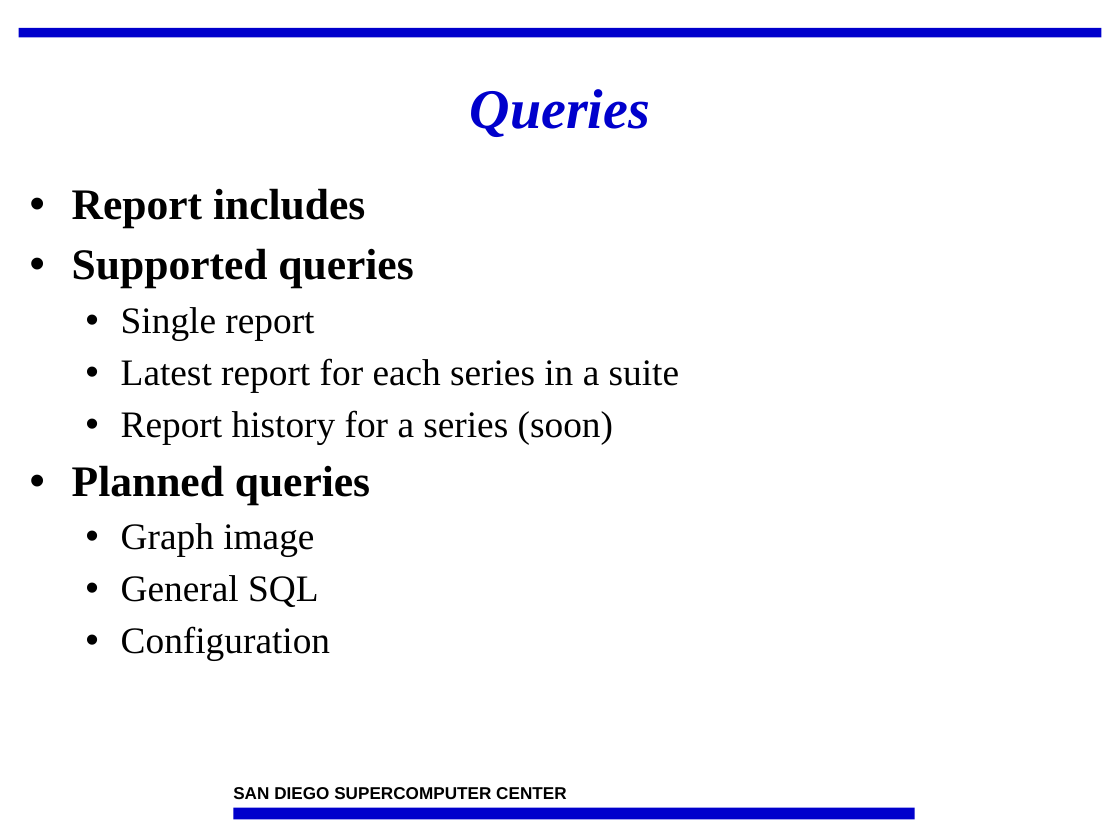
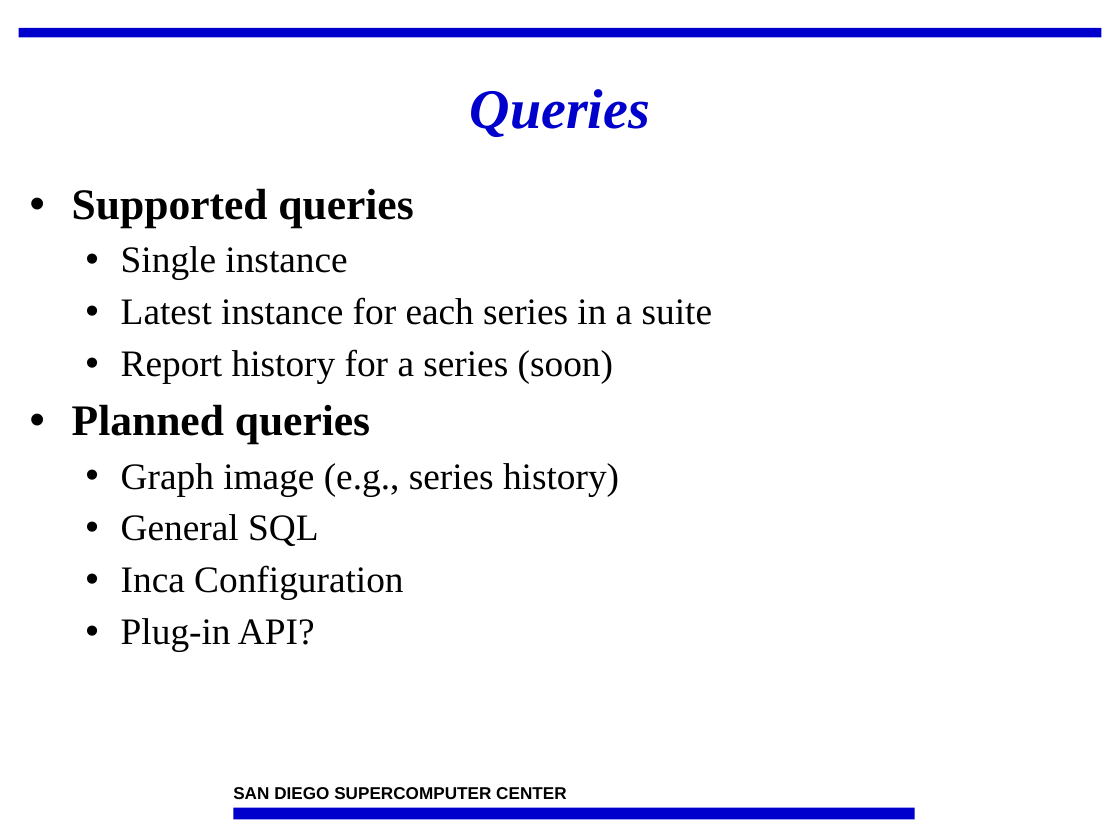
Before and after one commit to IncaProject/inca-xsede, a slide deck: slide 11 of talks/feb-06-workshop/depot.ppt. Drawn at 1120x840 pixels with LibreOffice and Linux fonts; fonts in the diff are those of the drawing; background and template pictures are left out. Boxes give left, top, right and bottom in pixels: in the first picture for what was removed or moved away, otherwise in the second. Text is boxed around its words. In the diff, an @@ line names an element or a change of style, - is before the commit and + after.

```diff
--- a/talks/feb-06-workshop/depot.ppt
+++ b/talks/feb-06-workshop/depot.ppt
@@ text at (x1=72, y1=188, x2=365, y2=228): paragraph removed @@
-• Report includes
@@ text at (x1=121, y1=246, x2=712, y2=325): text changed @@
-  • Single report
-  • Latest report for each series in a suite
+  • Single instance
+  • Latest instance for each series in a suite
@@ text at (x1=121, y1=463, x2=619, y2=496): text changed @@
-  • Graph image
+  • Graph image (e.g., series history)
@@ text at (x1=121, y1=565, x2=403, y2=651): text changed @@
-  • Configuration
+  • Inca Configuration
+  • Plug-in API?
```
Also in this commit, not shown: 6 other slides changed, 2 slides added, 1 slide removed.
